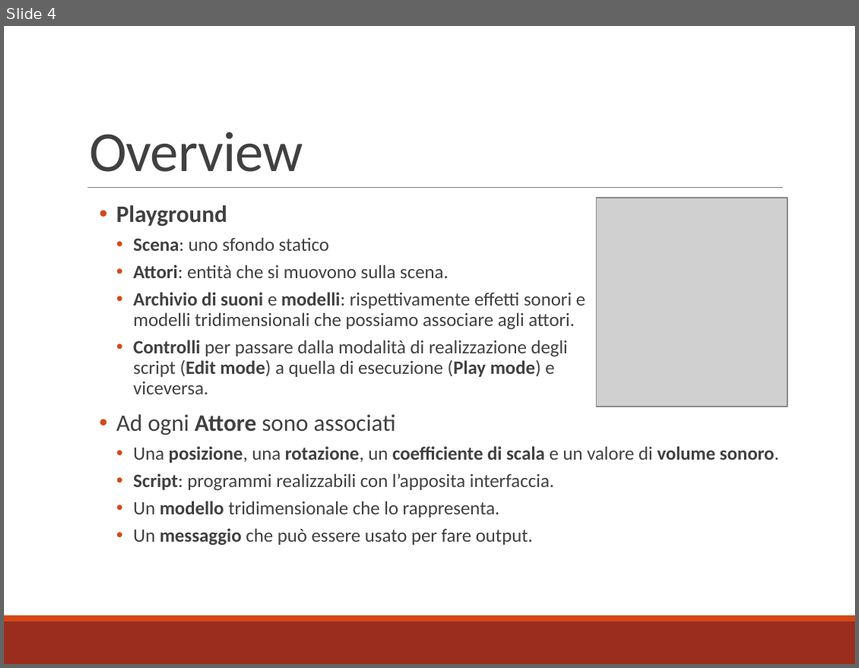
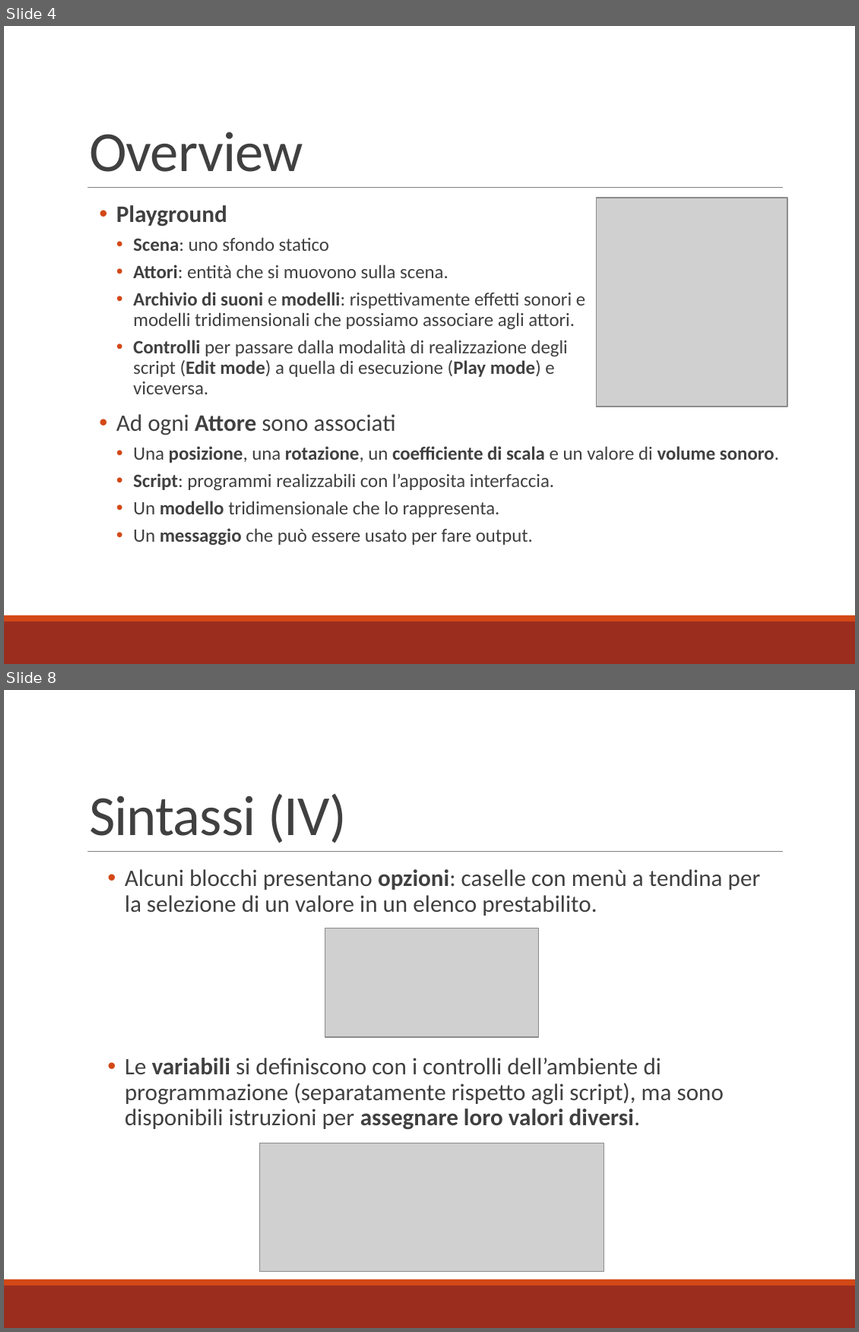
Before and after one commit to mbosc/scartch, a slide deck: Presentazione.pptx. Shown one above the other, each under a label of ours: slide 4 before the commit, slides 4 and 8 after it; the slides between them are not shown. The pictures are 859x668 and 859x1332 pixels, drawn with LibreOffice and Linux fonts; fonts in the diff are those of the drawing; grey boxes stand for pictures. Boxes give left, top, right and bottom in pixels: in the first picture for what was removed or moved away, otherwise in the second. Text is boxed around its words. In the diff, an @@ line names an element or a change of style, - is before the commit and + after.

```diff
--- a/Presentazione.pptx
+++ b/Presentazione.pptx
@@ slide 8 added at (x1=4, y1=690, x2=855, y2=1328), background #FFFFFF; not listed: 3 template elements that a slide beside it also shows @@
@@ title added at (x1=89, y1=793, x2=347, y2=843), 48 pt, text #404040 @@
+Sintassi (IV)
@@ text added at (x1=125, y1=869, x2=761, y2=1130), 20 pt, text #404040 @@
+  • Alcuni blocchi presentano opzioni: caselle con menù a tendina per la selezione di un valore in un elenco prestabilito.
+  • Le variabili si definiscono con i controlli dell’ambiente di programmazione (separatamente rispetto agli script), ma sono disponibili istruzioni per assegnare loro valori diversi.
@@ picture added at (x1=325, y1=929, x2=538, y2=1037) @@
@@ picture added at (x1=259, y1=1144, x2=603, y2=1272) @@
```
Also in this commit, not shown: 7 slides changed, 10 other slides added, 1 slide removed, 18 other files.
